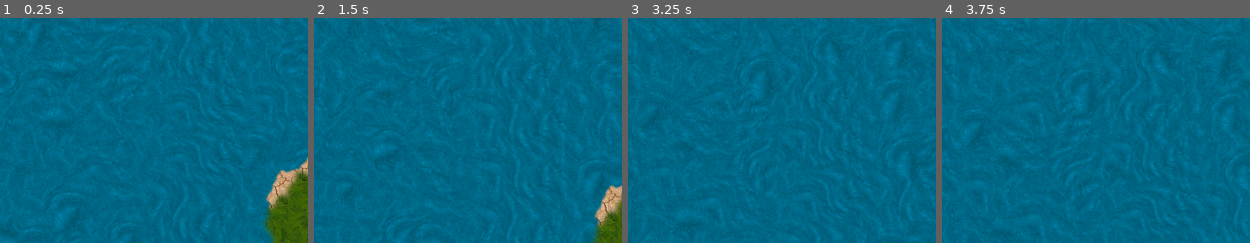
Above: before the commit, frames 1-4 (left to right).
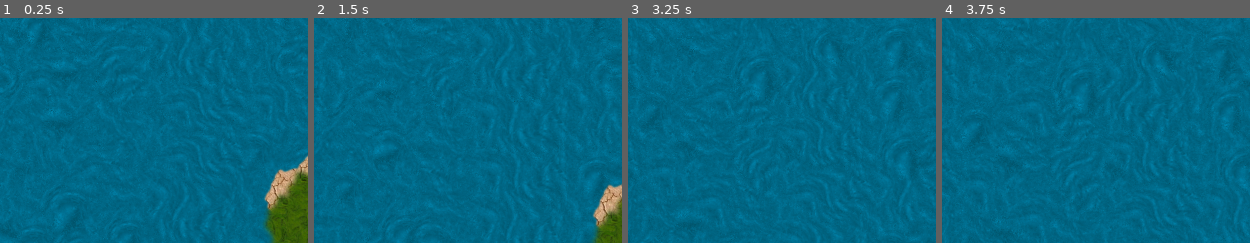
Above: after the commit, the same moments.

Repository: derhannesb/mergicians
Game: Godot game, scene res://scenes/main.tscn
The game is run twice, just before and just after one commit, with the same random seed, the same clock (stepped at 60 frames per second) and the same inputs.
Inputs:
- Up to frame 1 (0.25 s): no input
- Up to frame 2 (1.5 s): hold D (right) 0.53-1.28 s; hold Space (action) 0.53-1.28 s; hold A (left) from 1.28 s (still down); tap Page Up (zoom_in) at 1.35 s
- Up to frame 3 (3.25 s): release A (left) at 2.03 s; hold D (right) from 2.03 s (still down); tap Page Down (zoom_out) at 2.1 s; tap Space (action) at 2.85 s
- Up to frame 4 (3.75 s): release D (right) at 3.53 s; hold A (left) from 3.53 s (still down); tap Page Up (zoom_in) at 3.6 s
The pictures show only the part of the screen within x 50-100%, y 50-100%; the shares and areas given below are measured in that part.

The runs differ from the first frame. In frame 1, 0.6% of the frame differs, in the area x 85-100%, y 60-86%; in frame 2, 0.5%; in frame 3, less than 0.1%; in frame 4, nothing differs.

Commit message:
fix terrain collision

Diff:
--- a/scenes/IslandPart.tscn
+++ b/scenes/IslandPart.tscn
@@ -7,7 +7,7 @@
 [sub_resource type="CircleShape2D" id=1]
 
 custom_solver_bias = 0.0
-radius = 100.0
+radius = 228.596
 
 [node name="IslandPart" type="StaticBody2D" index="0"]
 
@@ -20,29 +20,30 @@
 friction = 1.0
 bounce = 0.0
 
-[node name="CollisionShape2D" type="CollisionShape2D" parent="." index="0"]
-
-scale = Vector2( 0.3, 0.3 )
-shape = SubResource( 1 )
-_sections_unfolded = [ "Transform" ]
-
-[node name="rocks" type="Sprite" parent="." index="1"]
+[node name="rocks" type="Sprite" parent="." index="0"]
 
 visible = false
-position = Vector2( 0.88266, -2.19424 )
+position = Vector2( -1.50064, -13.3163 )
 texture = ExtResource( 1 )
 _sections_unfolded = [ "Transform" ]
 
-[node name="clay" type="Sprite" parent="." index="2"]
+[node name="clay" type="Sprite" parent="." index="1"]
 
 visible = false
-position = Vector2( 0.300842, 0.230286 )
+position = Vector2( -1.28799, -3.74188 )
 texture = ExtResource( 2 )
 _sections_unfolded = [ "Transform" ]
 
-[node name="grass" type="Sprite" parent="." index="3"]
+[node name="grass" type="Sprite" parent="." index="2"]
 
 visible = false
 position = Vector2( 0.88266, -2.4986 )
 texture = ExtResource( 3 )
 _sections_unfolded = [ "Transform" ]
+
+[node name="CollisionShape2D" type="CollisionShape2D" parent="." index="3"]
+
+position = Vector2( 1.98611, 1.58881 )
+scale = Vector2( 0.3, 0.3 )
+shape = SubResource( 1 )
+_sections_unfolded = [ "Transform" ]
